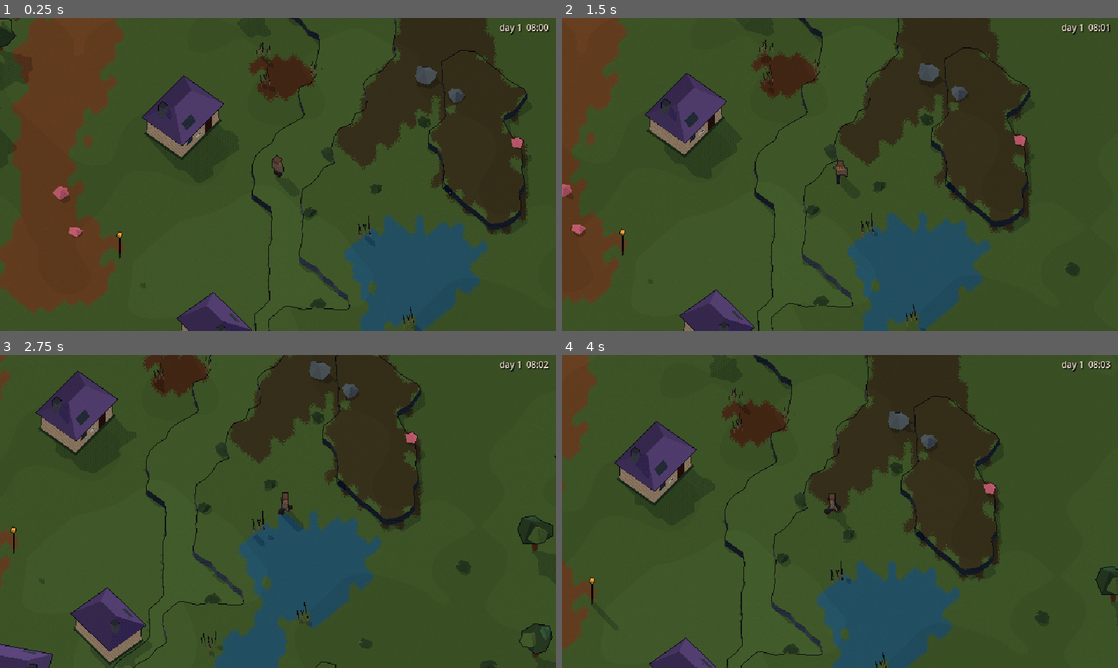
Above: before the commit, frames 1-4 (two rows, left to right).
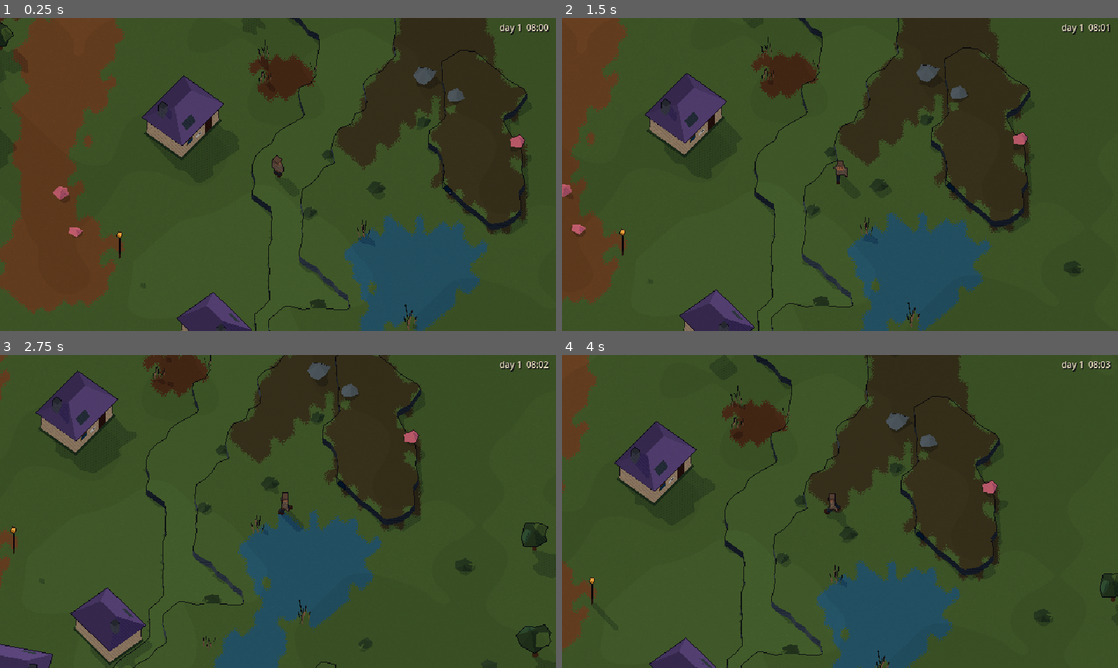
Above: after the commit, the same moments.

Repository: Xaxis/unspent-ortho
Game: Godot game, scene res://src/main.tscn
Same seed, same stepped clock (60 frames per second), same inputs: the game is played once before the commit and once after it.
Inputs:
- Up to frame 1 (0.25 s): no input
- Up to frame 2 (1.5 s): tap Enter at 0.5 s; hold D (move_right) 0.53-1.28 s; tap Shift (dodge) at 0.6 s; hold S (move_down) from 1.28 s (still down); tap F (lamp) at 1.35 s
- Up to frame 3 (2.75 s): release S (move_down) at 2.03 s; hold D (move_right) from 2.03 s (still down); tap Space (swing) at 2.1 s
- Up to frame 4 (4 s): release D (move_right) at 2.78 s; hold W (move_up) 2.78-3.53 s; tap Shift (dodge) at 2.85 s; hold A (move_left) from 3.53 s (still down); tap F (lamp) at 3.6 s

The runs differ from the first frame. In frame 1, 0.5% of the frame differs, in the area x 0-95%, y 0-100%; in frame 2, 0.5%; in frame 3, 1.0%, in the area x 27-100%, y 0-100%; in frame 4, 0.7%.

Commit message:
Break the caldera rim
The rim was a perfect circle of rock, the one ruled line in a hand-drawn
country. Its radius now wanders with a noise field shared by the relief
and the ground, so the ring breaks, bulges and thins.

Diff:
--- a/src/core/worldgen/gen_context.gd
+++ b/src/core/worldgen/gen_context.gd
@@ -41,6 +41,10 @@
 # --- relief ---
 ## Float elevation in levels (land >= 1).
 var elev: PackedFloat32Array
+
+## Warp of the Burning's caldera, in crater radii / 0.3, shared by the rim's
+## relief and its rock.
+var rim_warp: PackedFloat32Array
 
 # --- water ---
 ## 0 none, 1 river, 2 still water (tarn, pool)
--- a/src/core/worldgen/gen_relief.gd
+++ b/src/core/worldgen/gen_relief.gd
@@ -27,6 +27,9 @@
 	var shelf := GenFields.field(GenFields.noise(s, 305, 1.0 / 30.0, 2), size, 4)
 	var heart := c.hearts[Country.BURNING]
 	var crater := crater_radius(c)
+	# The rim is a broken ring, never a drawn circle.
+	var rim_warp := GenFields.field(GenFields.noise(s, 307, 1.0 / 26.0, 2), size, 2)
+	c.rim_warp = rim_warp
 	var land := c.land
 	var inland := c.inland
 	var offshore := c.offshore
@@ -59,7 +62,7 @@
 				if bw > 0.05:
 					var dx := x - heart.x
 					var dy := y - heart.y
-					var d := sqrt(dx * dx + dy * dy) / crater
+					var d := (sqrt(dx * dx + dy * dy) + rim_warp[i] * crater * 0.3) / crater
 					var rim := exp(-(d - 1.0) * (d - 1.0) * 5.0) * 4.5
 					var basin := -2.2 * (1.0 - smoothstep(0.2, 0.95, d))
 					e += bw * (rim + basin)
--- a/src/core/worldgen/gen_surface.gd
+++ b/src/core/worldgen/gen_surface.gd
@@ -88,6 +88,7 @@
 	var heart := c.hearts[Country.BURNING]
 	var crater := GenRelief.crater_radius(c)
 	var spawn := w.spawn
+	var rim_warp := c.rim_warp
 	var plazas := PackedByteArray()
 	plazas.resize(n)
 	for v in w.villages:
@@ -262,10 +263,11 @@
 					var dx := x + 0.5 - heart.x
 					var dy := y + 0.5 - heart.y
 					var dist := sqrt(dx * dx + dy * dy)
+					var rim_d := dist + rim_warp[i] * crater * 0.3
 					var ai := posmod(floori((atan2(dy, dx) + PI) / TAU * FLOW_ANGLES), FLOW_ANGLES)
 					var ri := mini(FLOW_RADII - 1, floori(dist * 0.5))
 					var fv := flows[ri * FLOW_ANGLES + ai]
-					var in_crater := dist < crater * 0.8
+					var in_crater := rim_d < crater * 0.8
 					if ss <= 1:
 						g = Ground.CLINKER if gm > 0.0 else Ground.SHINGLE
 					elif up >= 2:
@@ -274,7 +276,7 @@
 						g = Ground.CLINKER
 					elif down >= 2 and gm > -0.1:
 						g = Ground.ROCK
-					elif absf(dist - crater) < 3.0 + gm * 3.0:
+					elif absf(rim_d - crater) < 3.0 + gm * 3.0:
 						g = Ground.ROCK
 					elif l >= 9 and gm > 0.3:
 						g = Ground.ROCK
